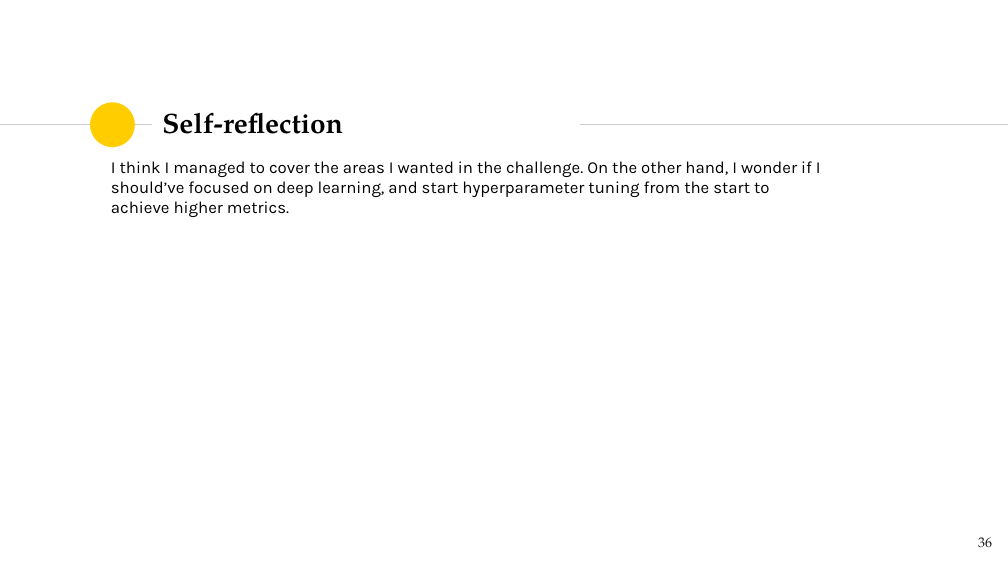
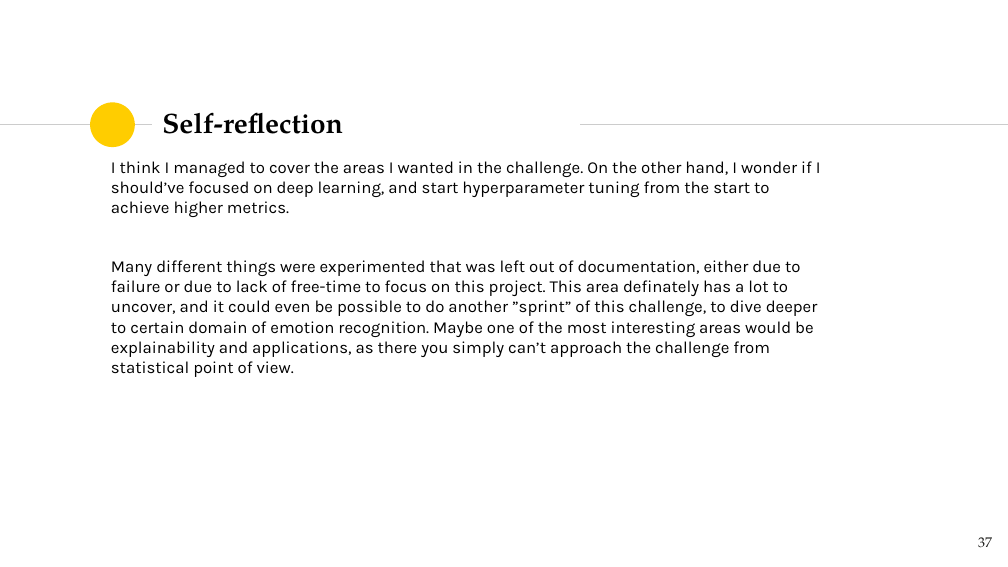
Before and after one commit to TeemuSo/Loop-Q-prize, a slide deck: slide 37 of reports/Emotion recognition - LoopQPrize.pptx (slide 36 before the commit). Drawn at 1008x567 pixels with LibreOffice and Linux fonts; fonts in the diff are those of the drawing. Boxes give left, top, right and bottom in pixels: in the first picture for what was removed or moved away, otherwise in the second. Text is boxed around its words. In the diff, an @@ line names an element or a change of style, - is before the commit and + after.

```diff
--- a/reports/Emotion recognition - LoopQPrize.pptx
+++ b/reports/Emotion recognition - LoopQPrize.pptx
@@ text added at box(111, 260, 818, 377), 12 pt, text #000000 @@
+Many different things were experimented that was left out of documentation, either due to failure or due to lack of free-time to focus on this project. This area definately has a lot to uncover, and it could even be possible to do another ”sprint” of this challenge, to dive deeper to certain domain of emotion recognition. Maybe one of the most interesting areas would be explainability and applications, as there you simply can’t approach the challenge from statistical point of view.
@@ page number at box(978, 537, 992, 548): text changed @@
-36
+37
```
Also in this commit, not shown: 14 other slides changed, 4 slides added, 3 slides removed, 7 other files.
